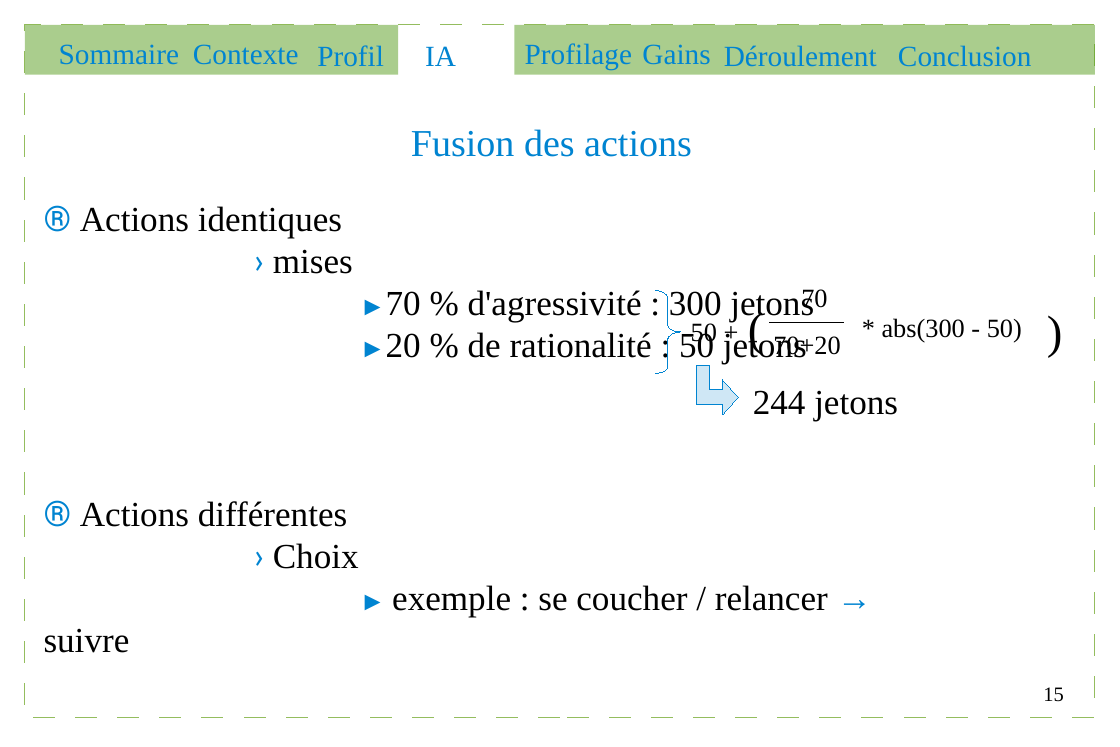
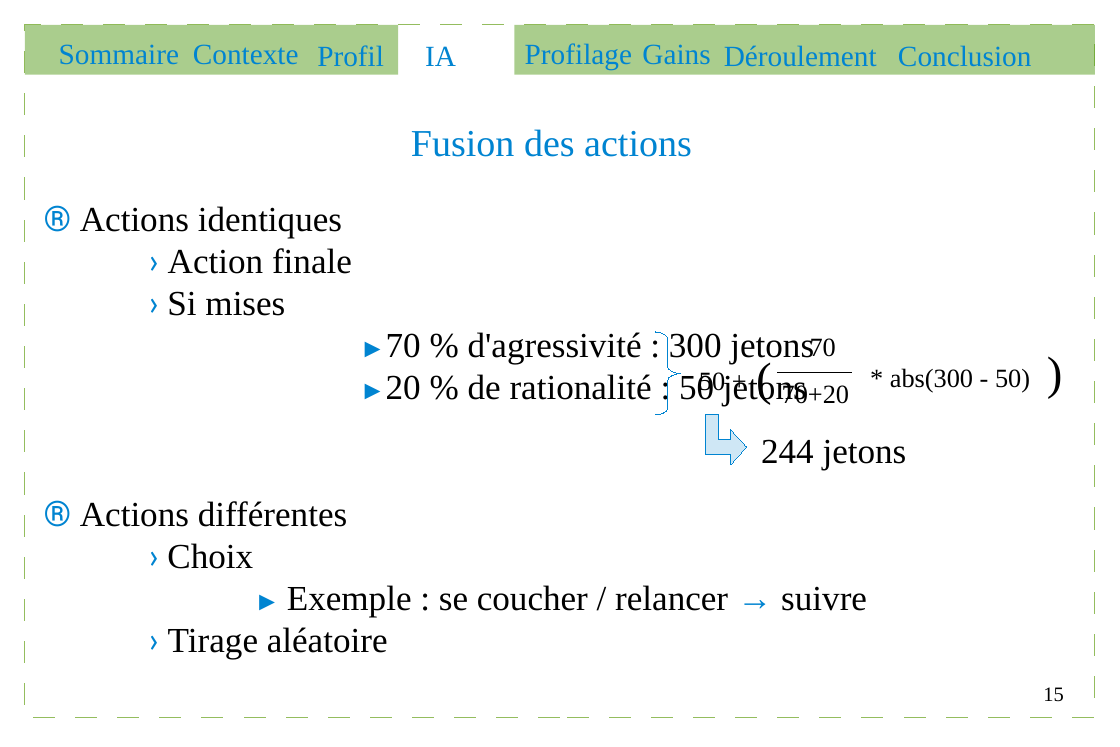
Before and after one commit to Gouga34/TERM1_Poker, a slide deck: slide 15 of Soutenance/presentation.odp. Drawn at 1120x747 pixels with LibreOffice and Linux fonts; fonts in the diff are those of the drawing. Boxes give left, top, right and bottom in pixels: in the first picture for what was removed or moved away, otherwise in the second. Text is boxed around its words. In the diff, an @@ line names an element or a change of style, - is before the commit and + after.

```diff
--- a/Soutenance/presentation.odp
+++ b/Soutenance/presentation.odp
@@ text at box(167, 248, 352, 316): text changed @@
-› mises
+› Action finale
+› Si mises
@@ freeform shape: place and size @@
-freeform shape at box(655, 291, 681, 374)
+freeform shape at box(655, 332, 681, 415)
@@ text ")": place and size @@
-text ")" at box(1037, 296, 1074, 358)
+text ")" at box(1037, 337, 1074, 399)
@@ 6 texts, 1 line, 1 freeform shape: place and size @@
-6 texts, 1 line, 1 freeform shape at box(691, 289, 1022, 421)
+6 texts, 1 line, 1 freeform shape at box(699, 338, 1030, 471)
@@ text at box(168, 585, 867, 660): text changed @@
-► exemple : se coucher / relancer → suivre
+► Exemple : se coucher / relancer → suivre
+› Tirage aléatoire
```
Also in this commit, not shown: 7 other slides changed.
